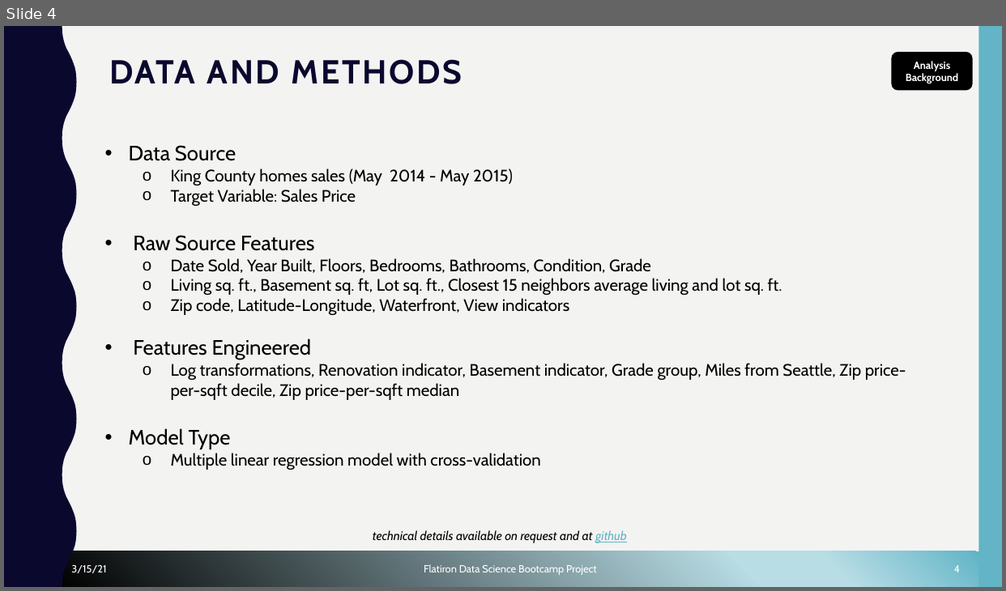
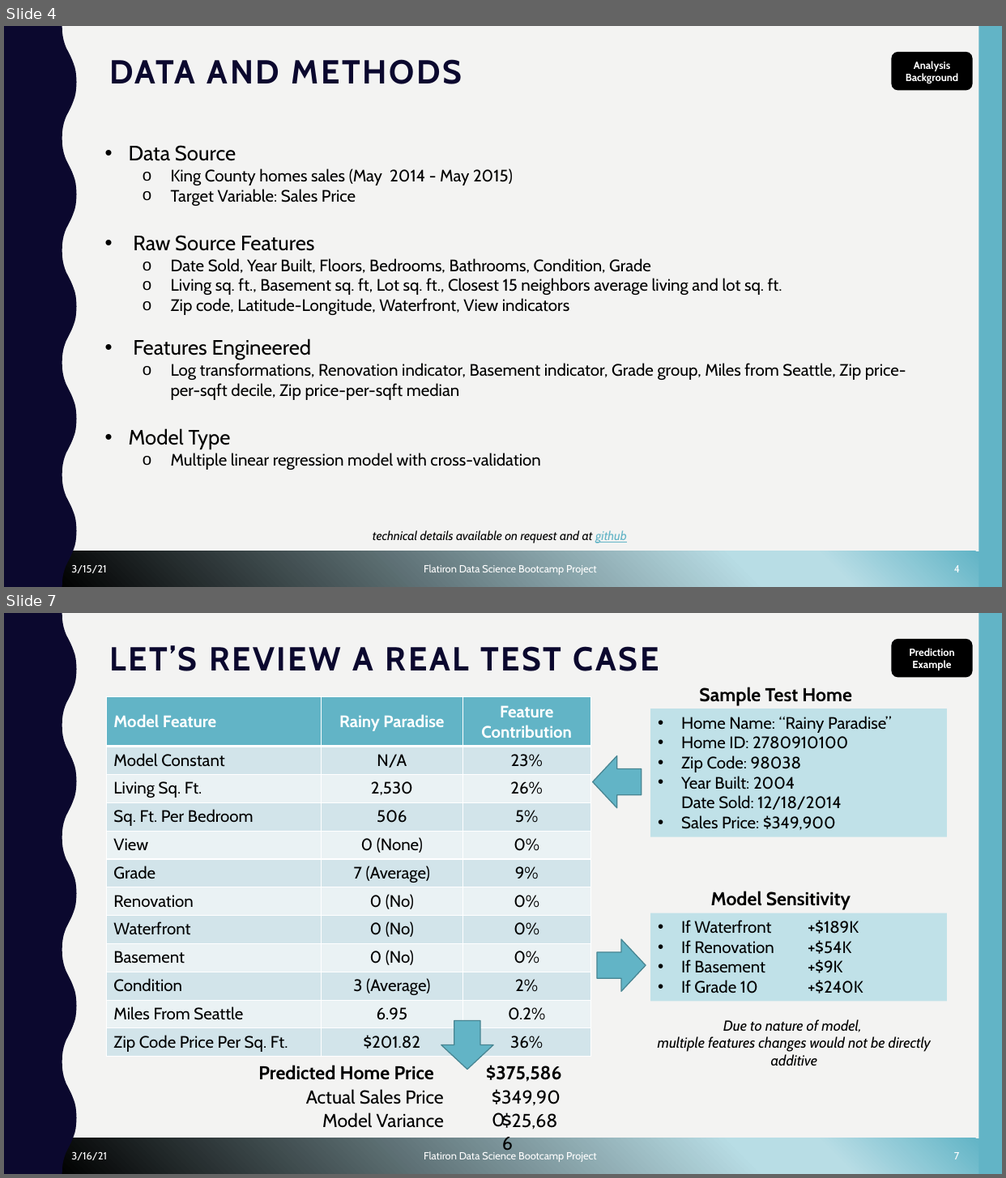
Before and after one commit to cutterback/p02-home-sales-predictive-project, a slide deck: Seattle_Home_Price_Predictive_Model.pptx. Shown one above the other, each under a label of ours: slide 4 before the commit, slides 4 and 7 after it; the slides between them are not shown. The pictures are 1006x591 and 1006x1178 pixels, drawn with LibreOffice and Linux fonts; fonts in the diff are those of the drawing; background and template pictures are left out. Boxes give left, top, right and bottom in pixels: in the first picture for what was removed or moved away, otherwise in the second. Text is boxed around its words. In the diff, an @@ line names an element or a change of style, - is before the commit and + after.

```diff
--- a/Seattle_Home_Price_Predictive_Model.pptx
+++ b/Seattle_Home_Price_Predictive_Model.pptx
@@ slide 7 added at (x1=4, y1=613, x2=1002, y2=1174), background #F3F3F2; not listed: 3 template elements that a slide beside it also shows @@
@@ title added at (x1=109, y1=645, x2=659, y2=671), 32 pt, text #0B082E, bold @@
+LET’S REVIEW A REAL TEST CASE
@@ rounded rectangle added at (x1=892, y1=638, x2=973, y2=677), fill #000000, 10 pt, text #FFFFFF, bold @@
+Prediction Example
@@ table added at (x1=107, y1=697, x2=591, y2=1057), 12 rows, 3 columns @@
+Model Feature | Rainy Paradise | Feature Contribution
+Model Constant | N/A | 23%
+Living Sq. Ft. | 2,530 | 26%
+Sq. Ft. Per Bedroom | 506 | 5%
+View | 0 (None) | 0%
+Grade | 7 (Average) | 9%
+Renovation | 0 (No) | 0%
+Waterfront | 0 (No) | 0%
+Basement | 0 (No) | 0%
+Condition | 3 (Average) | 2%
+Miles From Seattle | 6.95 | 0.2%
+Zip Code Price Per Sq. Ft. | $201.82 | 36%
@@ rectangle added at (x1=651, y1=709, x2=948, y2=837), fill #C0E1E8, 16 pt, text #000000 @@
+• Home Name: “Rainy Paradise”
+• Home ID: 2780910100
+• Zip Code: 98038
+• Year Built: 2004
+  Date Sold: 12/18/2014
+• Sales Price: $349,900
@@ text added at (x1=699, y1=687, x2=852, y2=706), 18 pt, text #000000, bold @@
+Sample Test Home
@@ left arrow added at (x1=592, y1=756, x2=641, y2=808), fill #62B4C6, outline #498592 1 pt @@
@@ text added at (x1=711, y1=891, x2=850, y2=910), 18 pt, text #000000, bold @@
+Model Sensitivity
@@ rectangle added at (x1=651, y1=914, x2=948, y2=1002), fill #C0E1E8, 16 pt, text #000000 @@
+• If Waterfront +$189K
+• If Renovation +$54K
+• If Basement +$9K
+• If Grade 10 +$240K
@@ left arrow added at (x1=597, y1=939, x2=646, y2=992), fill #62B4C6, outline #498592 1 pt @@
@@ left arrow added at (x1=441, y1=1021, x2=493, y2=1070), fill #62B4C6, outline #498592 1 pt @@
@@ text added at (x1=658, y1=1020, x2=931, y2=1067), 14 pt, text #000000, italic @@
+Due to nature of model,
+multiple features changes would not be directly additive
@@ text added at (x1=258, y1=1065, x2=434, y2=1080), 18 pt, text #000000, bold @@
+Predicted Home Price
@@ text added at (x1=486, y1=1065, x2=561, y2=1082), 18 pt, text #000000, bold @@
+$375,586
@@ text added at (x1=306, y1=1089, x2=443, y2=1105), 18 pt, text #000000 @@
+Actual Sales Price
@@ text added at (x1=492, y1=1089, x2=560, y2=1106), 18 pt, text #000000 @@
+$349,900
@@ text added at (x1=322, y1=1113, x2=444, y2=1128), 18 pt, text #000000 @@
+Model Variance
@@ text added at (x1=502, y1=1113, x2=558, y2=1129), 18 pt, text #000000 @@
+$25,686
@@ text added at (x1=71, y1=1152, x2=107, y2=1161), 10 pt, text #FFFFFF @@
+3/16/21
@@ text added at (x1=424, y1=1152, x2=597, y2=1162), 10 pt, text #FFFFFF @@
+Flatiron Data Science Bootcamp Project
@@ page number added at (x1=954, y1=1152, x2=959, y2=1160), 10 pt, text #FFFFFF @@
+7
```
Also in this commit, not shown: 4 slides changed, 5 other files.
